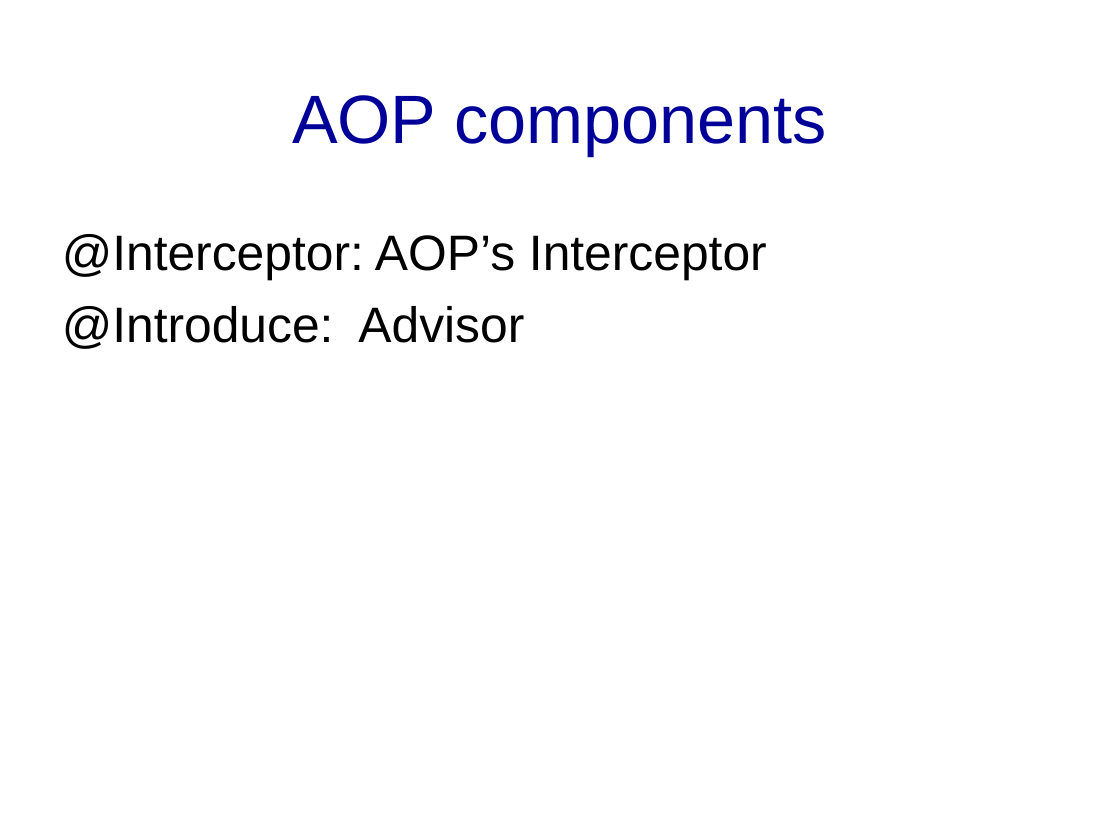
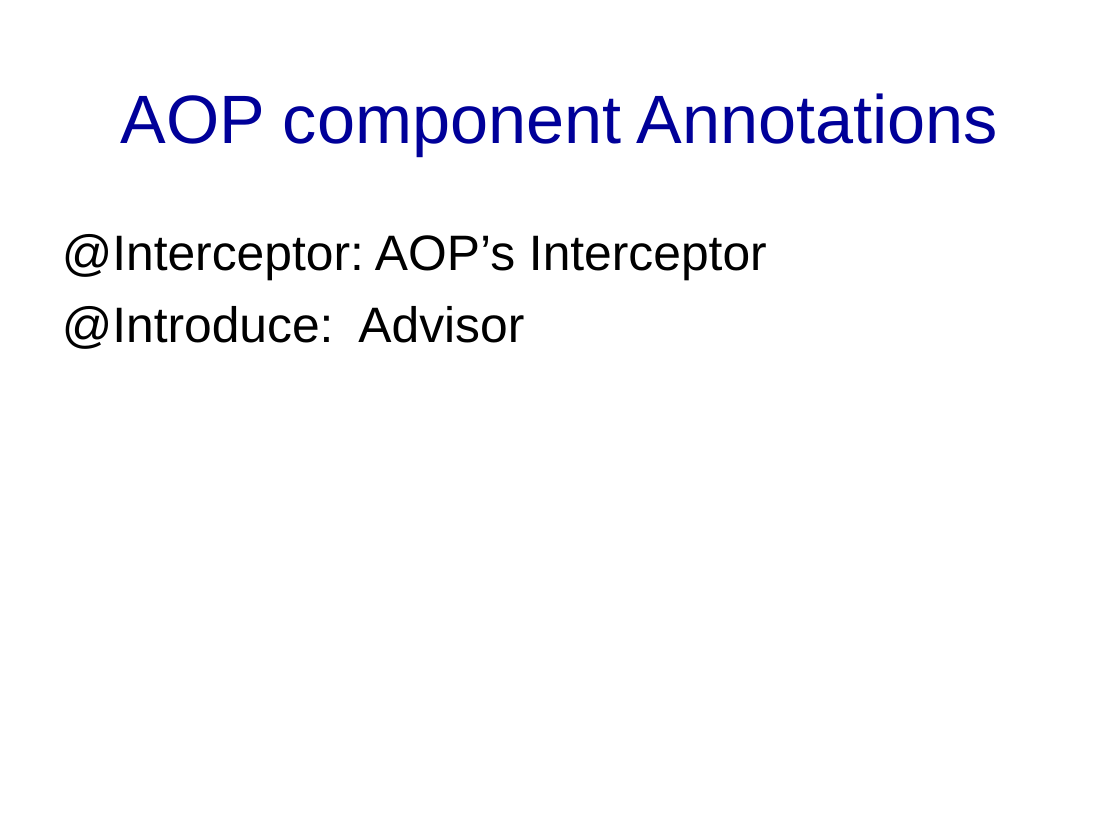
Before and after one commit to banq/jdonframework, a slide deck: slide 14 of doc/english/JdonFramework.ppt (slide 13 before the commit). Drawn at 1120x840 pixels with LibreOffice and Linux fonts; fonts in the diff are those of the drawing; background and template pictures are left out. Boxes give left, top, right and bottom in pixels: in the first picture for what was removed or moved away, otherwise in the second. Text is boxed around its words. In the diff, an @@ line names an element or a change of style, - is before the commit and + after.

```diff
--- a/doc/english/JdonFramework.ppt
+++ b/doc/english/JdonFramework.ppt
@@ title at (x1=121, y1=93, x2=998, y2=156): text changed @@
-AOP components
+AOP component Annotations
```
Also in this commit, not shown: 8 other slides changed, 5 slides added, 4 slides removed, 2 other files.
